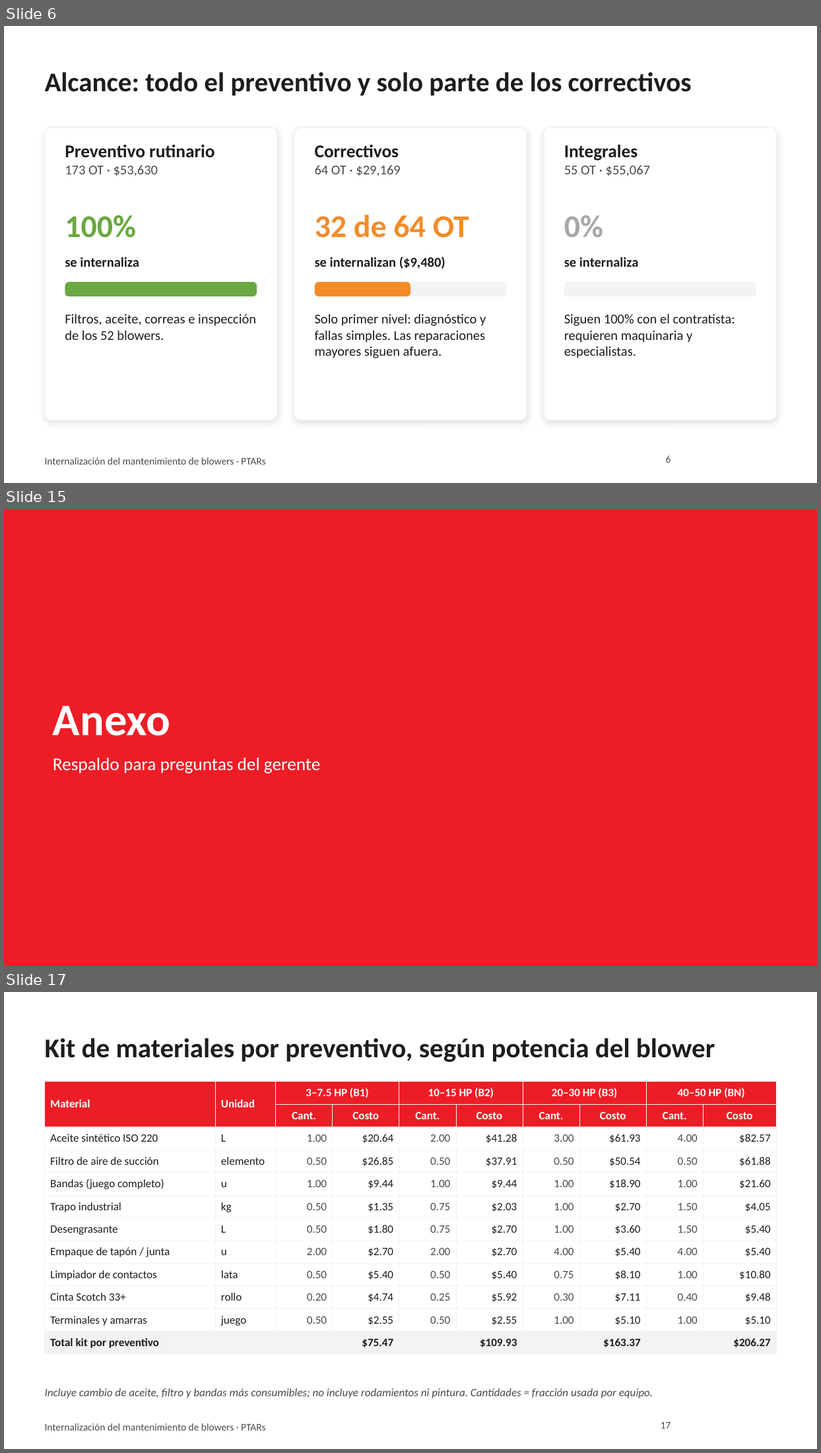
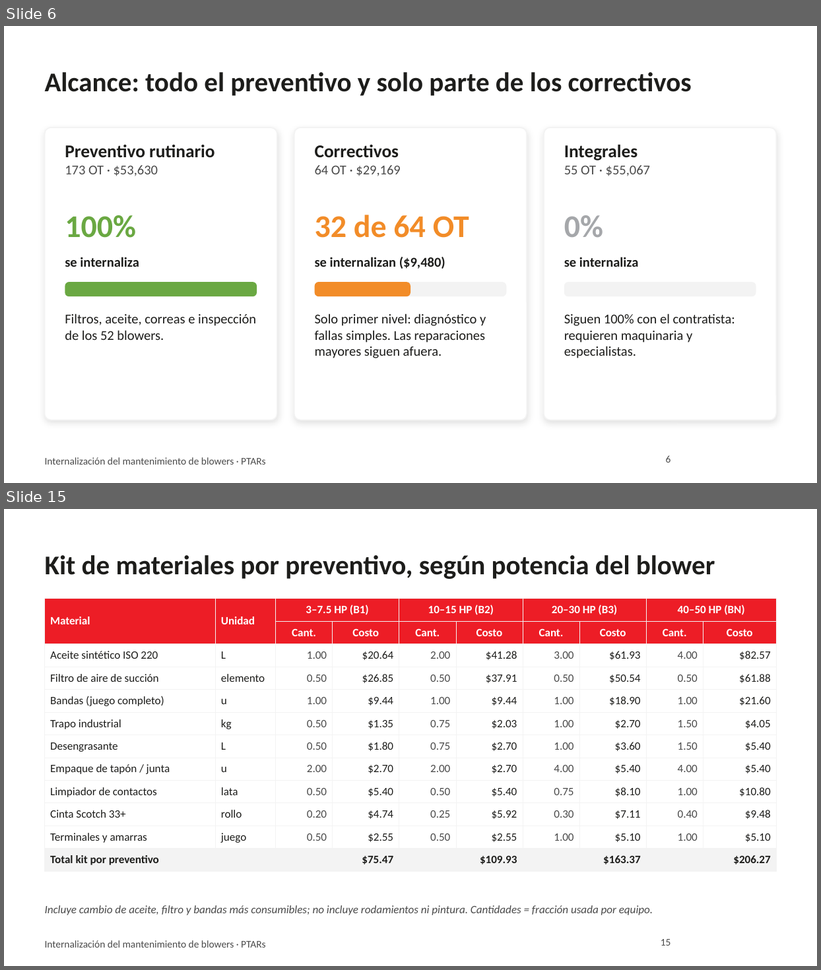
Before and after one commit to jjsamcar/Codigo-IA, a slide deck: presentaciones/Blowers_PTARs_Resumen_Gerencia.pptx. Shown one above the other, each under a label of ours: slides 6, 15 and 17 before the commit, slides 6 and 15 after it; the slides between them are not shown. The pictures are 821x1453 and 821x970 pixels, drawn with LibreOffice and Linux fonts; fonts in the diff are those of the drawing; background and template pictures are left out. Boxes give left, top, right and bottom in pixels: in the first picture for what was removed or moved away, otherwise in the second. Text is boxed around its words. In the diff, an @@ line names an element or a change of style, - is before the commit and + after.

```diff
--- a/presentaciones/Blowers_PTARs_Resumen_Gerencia.pptx
+++ b/presentaciones/Blowers_PTARs_Resumen_Gerencia.pptx
@@ slide 15 removed at box(4, 509, 817, 966), background #ED1D26 @@
@@ title removed at box(53, 706, 170, 736) @@
-Anexo
@@ text removed at box(53, 758, 320, 774) @@
-Respaldo para preguntas del gerente
@@ what was slide 17 is now slide 15 @@
@@ page number at box(661, 939, 671, 946): text changed @@
-17
+15
```
Also in this commit, not shown: 10 slides changed, 1 slide added, 2 other slides removed.
